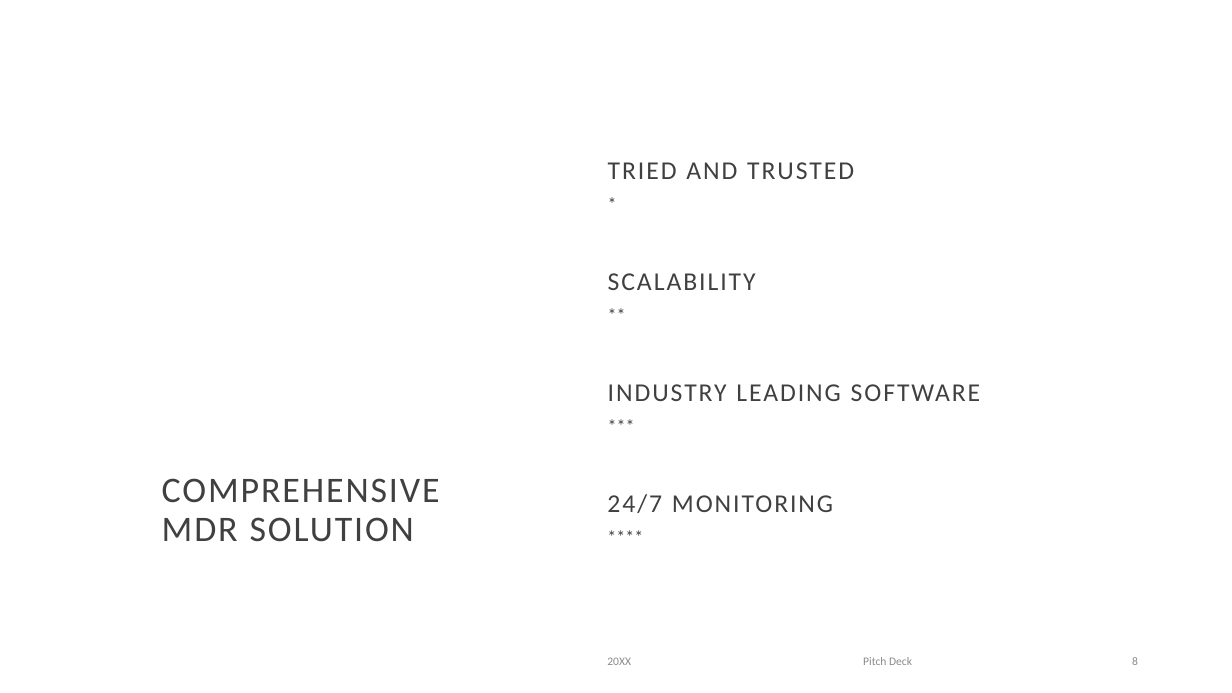
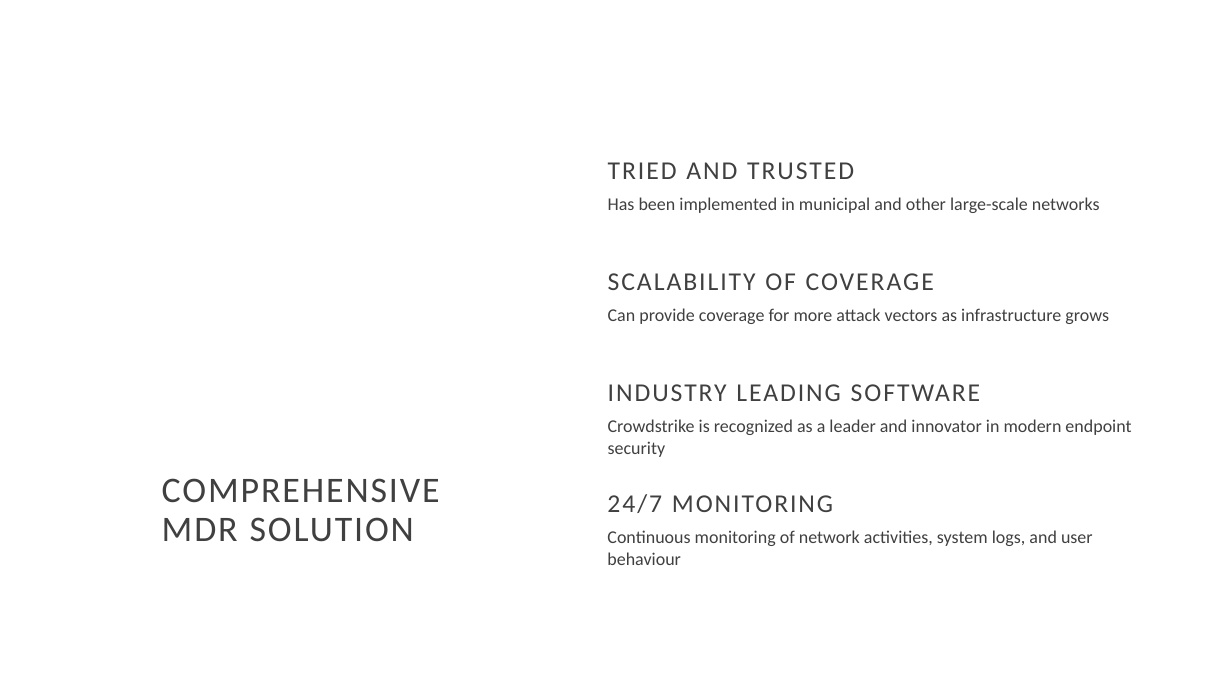
Before and after one commit to tuplee/Comms-Proposal, a slide deck: slide 7 of Proposal Pitch/Proposal Pitch PPT (rough-needs-subheadings).pptx (slide 8 before the commit). Drawn at 1232x693 pixels with LibreOffice and Linux fonts; fonts in the diff are those of the drawing; background and template pictures are left out. Boxes give left, top, right and bottom in pixels: in the first picture for what was removed or moved away, otherwise in the second. Text is boxed around its words. In the diff, an @@ line names an element or a change of style, - is before the commit and + after.

```diff
--- a/Proposal Pitch/Proposal Pitch PPT (rough-needs-subheadings).pptx
+++ b/Proposal Pitch/Proposal Pitch PPT (rough-needs-subheadings).pptx
@@ text at [608, 197, 1100, 213]: text changed @@
-*
+Has been implemented in municipal and other large-scale networks
@@ text at [608, 273, 934, 290]: text changed @@
-SCALABILITY
+SCALABILITY OF COVERAGE
@@ text at [608, 308, 1109, 324]: text changed @@
-**
+Can provide coverage for more attack vectors as infrastructure grows
@@ text at [608, 419, 1131, 457]: text changed @@
-***
+Crowdstrike is recognized as a leader and innovator in modern endpoint security
@@ text at [607, 530, 1093, 565]: text changed @@
-****
+Continuous monitoring of network activities, system logs, and user behaviour
@@ text removed at [607, 657, 631, 665] @@
-20XX
@@ text removed at [863, 657, 912, 665] @@
-Pitch Deck
@@ page number removed at [1132, 657, 1138, 665] @@
-8
```
Also in this commit, not shown: 9 other slides changed, 2 slides added, 4 slides removed.
